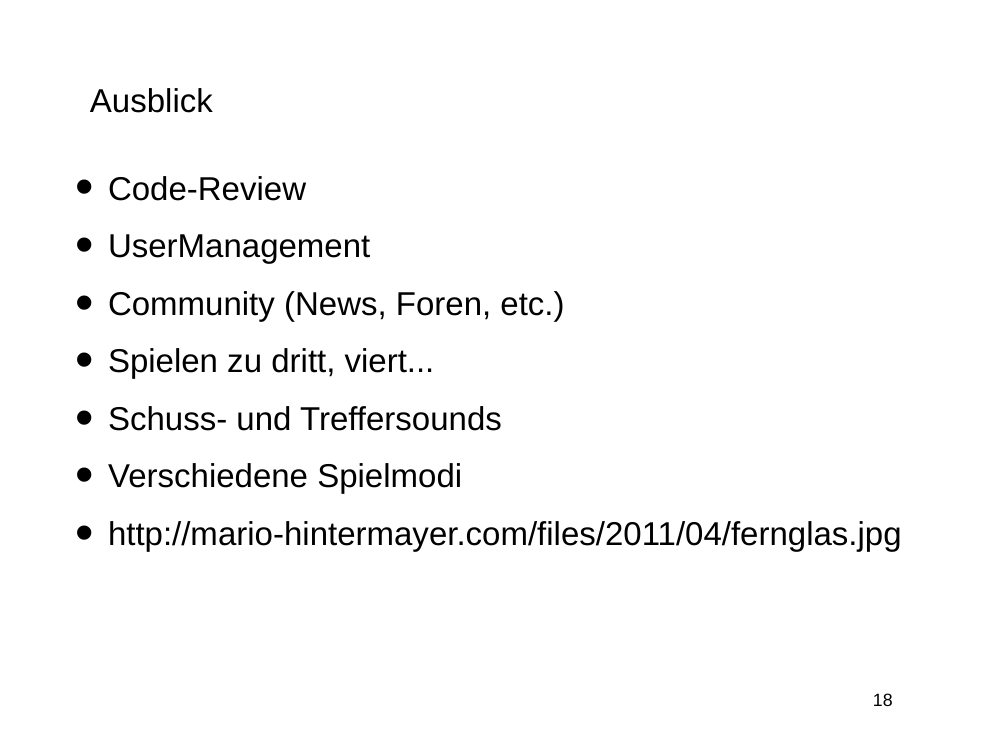
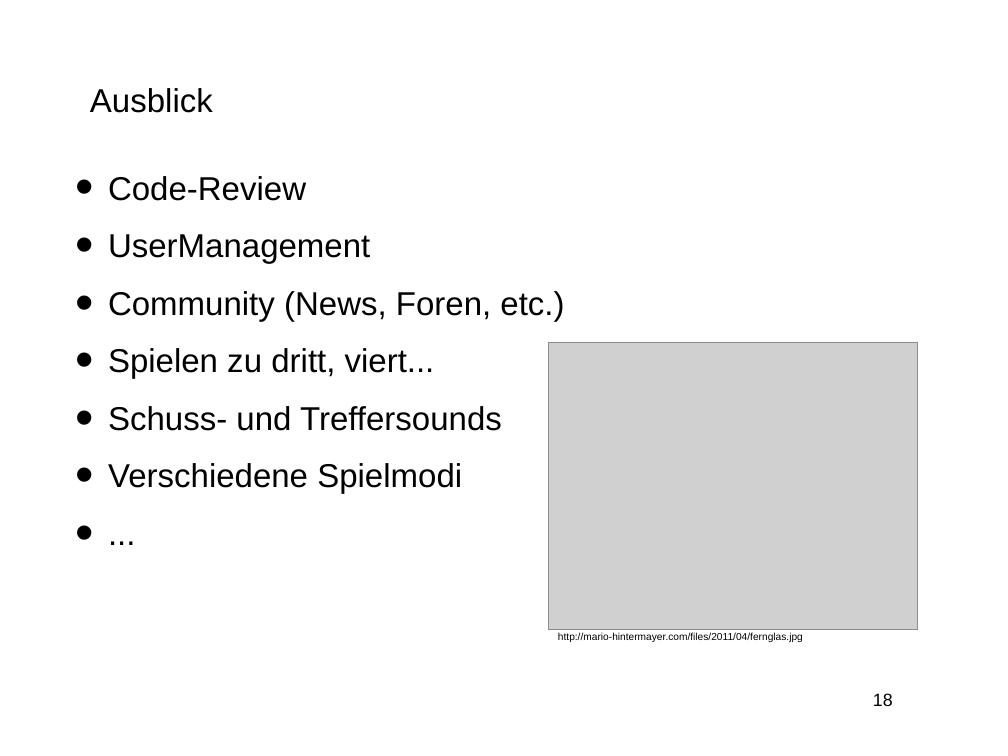
Before and after one commit to 4x4is18/Schiffeversenken, a slide deck: slide 18 of Präsentationen/Abschlusspräsentation/folien.odp. Drawn at 1008x756 pixels with LibreOffice and Linux fonts; fonts in the diff are those of the drawing; grey boxes stand for pictures; background and template pictures are left out. Boxes give left, top, right and bottom in pixels: in the first picture for what was removed or moved away, otherwise in the second. Text is boxed around its words. In the diff, an @@ line names an element or a change of style, - is before the commit and + after.

```diff
--- a/Präsentationen/Abschlusspräsentation/folien.odp
+++ b/Präsentationen/Abschlusspräsentation/folien.odp
@@ picture added at <box>549,342,918,630</box> @@
@@ text at <box>108,521,902,552</box>: text changed @@
-• http://mario-hintermayer.com/files/2011/04/fernglas.jpg
+• ...
@@ text added at <box>558,632,803,642</box>, 8 pt, text #000000 @@
+http://mario-hintermayer.com/files/2011/04/fernglas.jpg
```
Also in this commit, not shown: 11 other slides changed, 2 slides added, 2 slides removed, 1 other file.
